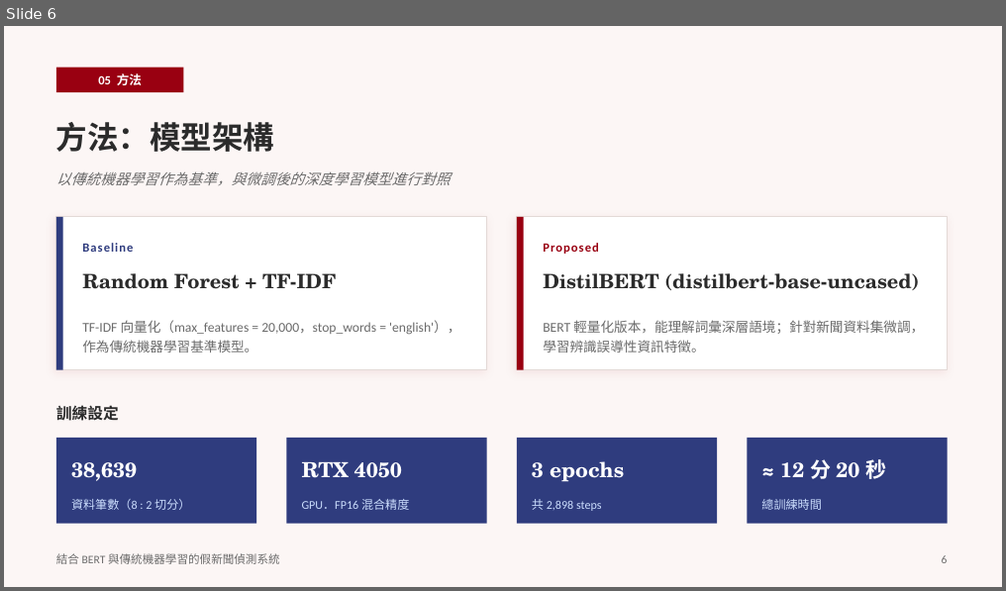
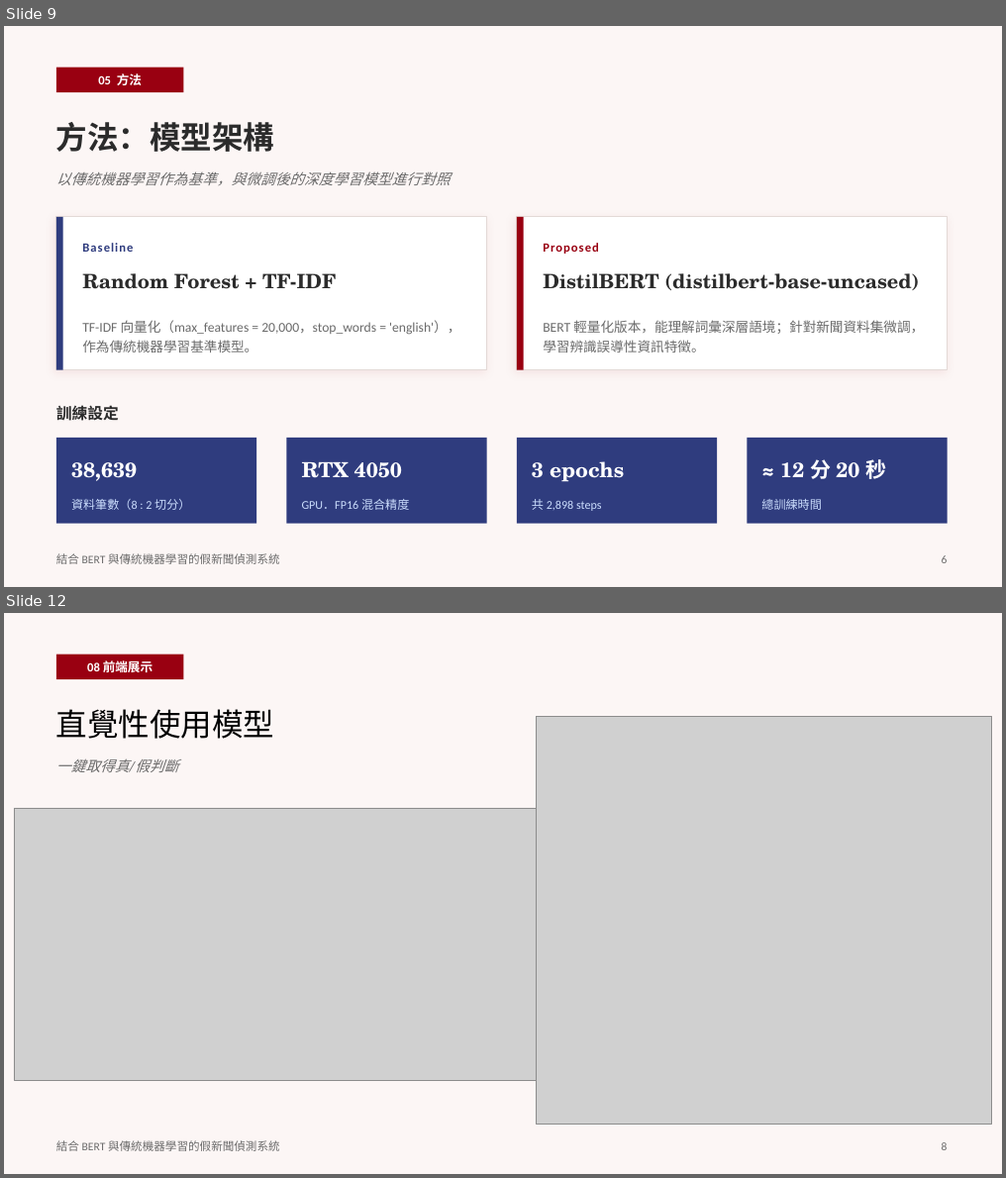
Before and after one commit to IanChen611/114-2-NLP-Fake-News, a slide deck: document/假新聞偵測系統實驗報告.pptx. Shown one above the other, each under a label of ours: slide 6 before the commit, slides 9 and 12 after it; the slides between them are not shown. The pictures are 1006x591 and 1006x1178 pixels, drawn with LibreOffice and Linux fonts; fonts in the diff are those of the drawing; grey boxes stand for pictures. Boxes give left, top, right and bottom in pixels: in the first picture for what was removed or moved away, otherwise in the second. Text is boxed around its words. In the diff, an @@ line names an element or a change of style, - is before the commit and + after.

```diff
--- a/document/假新聞偵測系統實驗報告.pptx
+++ b/document/假新聞偵測系統實驗報告.pptx
@@ slide 12 added at (4,613,1002,1174), background #FCF6F5 @@
@@ rectangle added at (56,655,183,679), fill #990011 @@
@@ text added at (87,661,152,672), 12 pt, text #FFFFFF, bold @@
+08 前端展示
@@ text added at (56,709,274,739), 30 pt, text #000000 @@
+直覺性使用模型
@@ picture added at (537,716,991,1125) @@
@@ text added at (56,759,178,772), 14 pt, text #6B6B6B, italic @@
+一鍵取得真/假判斷
@@ picture added at (14,808,537,1081) @@
@@ text added at (56,1141,280,1152), 11 pt, text #6B6B6B @@
+結合 BERT 與傳統機器學習的假新聞偵測系統
@@ text added at (942,1143,947,1151), 11 pt, text #6B6B6B @@
+8
@@ what was slide 6 is now slide 9 @@
```
Also in this commit, not shown: 4 slides changed, 3 other slides added, 1 other file.
